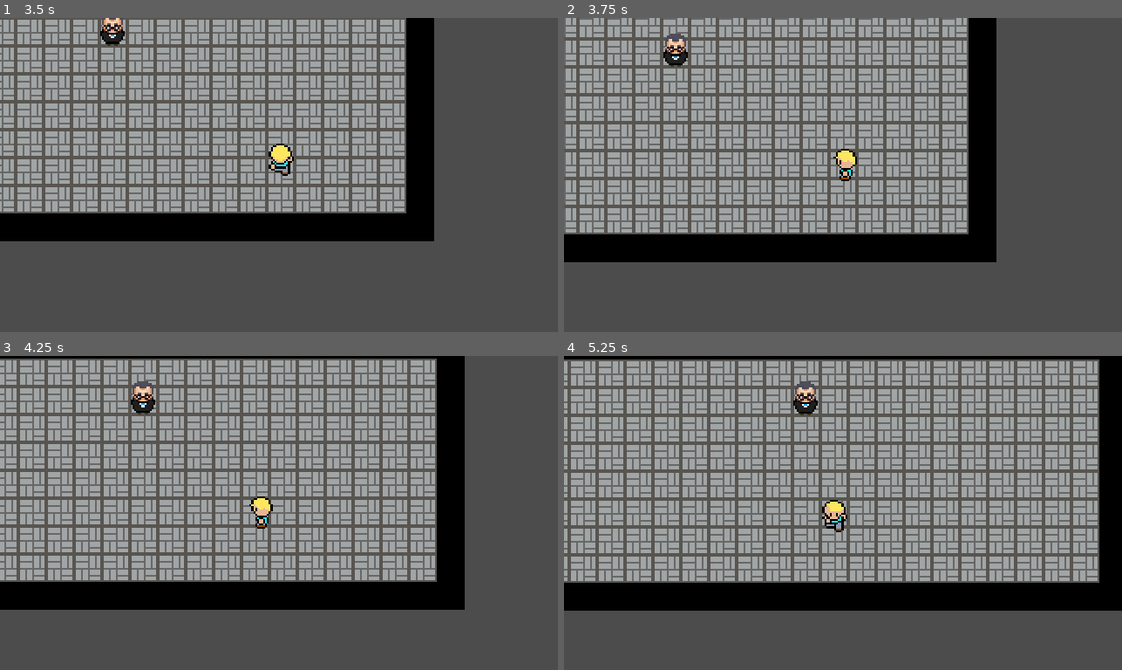
Above: before the commit, frames 1-4 (two rows, left to right).
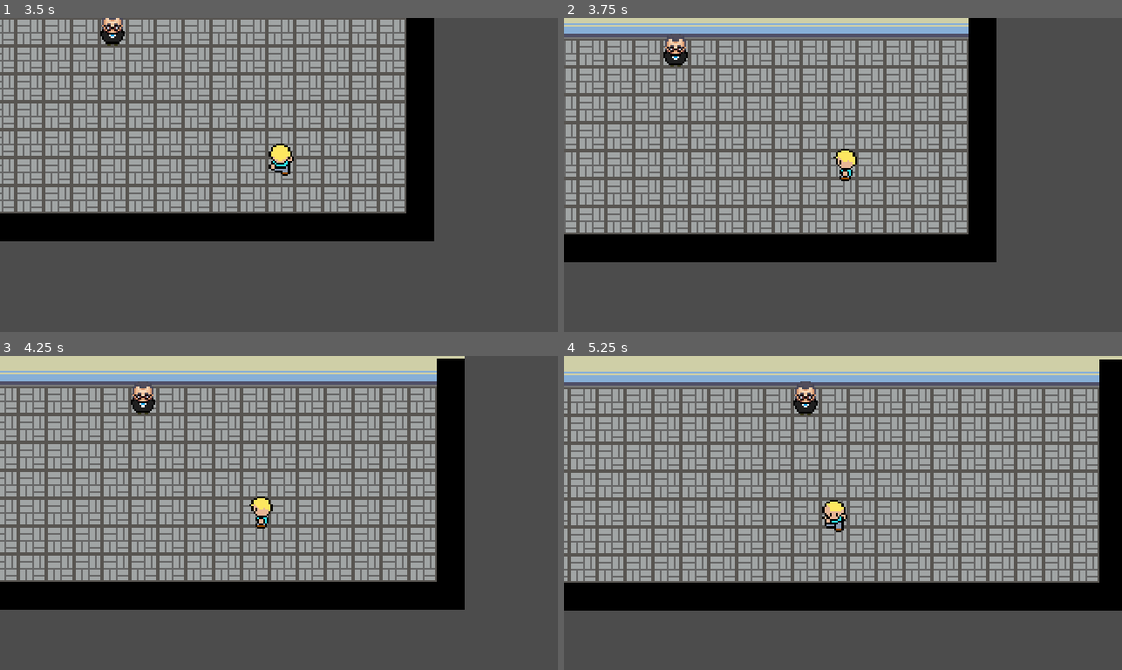
Above: after the commit, the same moments.

Repository: Fra866/ResPublica
Game: Godot game, scene res://Scenes/GameLocations/InsideHouse.tscn
The game is run twice, just before and just after one commit, with the same random seed, the same clock (stepped at 60 frames per second) and the same inputs. This scene is started directly instead of the project's main scene.
Inputs:
- Up to frame 1 (3.5 s): tap Enter (ui_accept) at 0.5, 0.77, 0.8, 1.07, 1.35, 1.52, 1.82, 2.3, 3.02, 3.32 s; hold Right (ui_right) 0.53-1.28 s; tap End (ui_end) at 0.6, 1.55, 2.1, 2.85 s; hold Down (ui_down) 1.28-2.03 s; hold Right (ui_right) 2.03-2.78 s; hold Up (ui_up) from 2.78 s (still down)
- Up to frame 2 (3.75 s): release Up (ui_up) at 3.53 s; hold Left (ui_left) from 3.53 s (still down); tap Enter (ui_accept) at 3.6 s
- Up to frame 3 (4.25 s): keep holding Left (ui_left); tap Enter (ui_accept) at 3.77, 4.07 s
- Up to frame 4 (5.25 s): tap End (ui_end) at 4.35, 5.1 s; tap Enter (ui_accept) at 4.52, 4.82 s; release Left (ui_left) at 5.03 s; hold Down (ui_down) from 5.03 s (still down)

Frame 1 is identical in both runs. In frame 2, 4.7% of the frame differs, in the area x 0-73%, y 0-7%; in frame 3, 7.5%; in frame 4, 9.5%, in the area x 0-100%, y 0-10%.
Error before the commit: Invalid get index 'save_file' (on base: 'null instance'). (res://Player/Player.gd:22)
Error after the commit: Invalid get index 'save_file' (on base: 'null instance'). (res://Player/Player.gd:21)

Commit message:
ewfewrg

Diff:
--- a/NPC/Cutscenes/machiavelli.gd
+++ b/NPC/Cutscenes/machiavelli.gd
@@ -5,7 +5,6 @@
 	var player = scene.player
 
 	player.animstate.travel("Idle")
-#	character.animplayer.play('RunRight')
 	character.input_direction = Vector2(1, 0)
 	yield(scene.get_tree().create_timer(1.07), "timeout")
 	character.input_direction = Vector2(0, 0)
@@ -13,10 +12,7 @@
 
 	scene.menu.party = PoliticalParty.new()
 
-#	dialog_box.display_dialog(character)
-
-	scene.start_cutscene_dialog(character)
-#	scene.cutscene = false
+	scene.start_cutscene_dialog(character, false)
 
 	character.dialog_list = [
 		"Nel mondo tornano i medesimi uomini",
@@ -25,3 +21,5 @@
 		"che noi non ci troveremmo a fare le medesime cose."
 	]
 	character.attack_ids = [1]
+
+	print(player.cutscene)
--- a/NPC/Cutscenes/virgilio.gd
+++ b/NPC/Cutscenes/virgilio.gd
@@ -14,8 +14,6 @@
 	yield(scene.start_cutscene_dialog(character), "completed")
 	scene.dialog_box.has_obtained(character.get_child(5))
 
-#	scene.cutscene = false
-
 	var object = character.get_children().back().object_res
 	scene.menu.new_object(object)
 	character.input_direction = Vector2(0, 0)
--- a/NPC/NPC.gd
+++ b/NPC/NPC.gd
@@ -1,6 +1,5 @@
 extends StaticBody2D
 
-# onready var player = get_node(NodePath('/root/SceneManager/CurrentScene/Level1/YSort/Player'))
 onready var animplayer = $AnimationPlayer
 onready var animtree = $AnimationTree
 onready var sprite = $Sprite
@@ -61,9 +60,9 @@
 
 func _ready():
 	setting_up_sprite()
-	# animplayer.play("IdleRight")
 
 
+# This function is as meaningful as a LastHope trailer
 func setting_up_sprite():
 	sprite.texture = load(sprite_path)
 
@@ -75,45 +74,37 @@
 func interaction(player):
 	animtree.set("parameters/blend_position", (player.position - position) / 16)
 	print("Interaction: ", self)
-	dialog_box.display_dialog(id)
+	dialog_box.display_dialog(id, false)
 
 
 func _physics_process(delta):
 	if is_moving == false:
 		process_player_input()
 	elif input_direction != Vector2.ZERO and !cutscene:
-		# animstate.travel("Run")
 		move(delta)
 	else:
-		# animstate.travel("Idle")
 		is_moving = false
 
 
 func start_cutscene(scene: Node2D):
-	load(cutscene_src.get_path()).new().start(self, scene)
+	var cutscene_script = load(cutscene_src.get_path()).new()
+	cutscene_script.start(self, scene)
 
 
 func process_player_input():
-	if input_direction.y == 0:
-		pass
-		# input_direction.x = int(Input.is_action_pressed("ui_right")) - int(Input.is_action_pressed("ui_left"))
-
-	if input_direction.x == 0:
-		pass
-
 	if input_direction != Vector2.ZERO:
-		#animtree.set("parameters/Idle/blend_position", input_direction)
-		#animtree.set("parameters/Run/blend_position", input_direction)
-		#animtree.set("parameters/Turn/blend_position", input_direction)
-
 		initial_position = position
 		is_moving = true
-	else:
-		pass
+
+
+func turn(dir: String):
+	if (dir == 'R'):
+		sprite.frame = 8
+	elif (dir == 'L'):
+		sprite.frame = 5
 
 
 func move(delta):
-	# print("% to next tile" , percent_to_next_tile)
 	percent_to_next_tile += (walk_speed * delta)
 
 	if not raycast.is_colliding():
--- a/Objects/ideologies.gd
+++ b/Objects/ideologies.gd
@@ -27,9 +27,32 @@
 func _ready():
 	assign_params(Archive.new())
 
+
 func assign_params(arch: Archive):
 	name = arch.ideologies[id]["name"]
 	xOr = arch.ideologies[id]["x"]
 	yOr = arch.ideologies[id]["y"]
 	period1 = arch.ideologies[id]["period1"]
 	period2 = arch.ideologies[id]["period2"]
+
+
+func calc_extra_damage(id: Resource) -> float:
+	var extraX: float
+	var extraY: float
+
+	extraX = int(id.xOr == self.xOr && id.xOr != 2 && self.xOr != 2)
+	extraY = int(id.yOr == self.yOr && id.yOr != 2 && self.yOr != 2)
+
+	if (extraX == 0):
+		if (id.xOr + self.xOr) == 1:
+			extraX = 0.25
+		else:
+			extraX = 0.5
+
+	if (extraY == 0):
+		if (id.yOr + self.yOr) == 1:
+			extraY = 0.25
+		else:
+			extraY = 0.5
+
+	return extraX + extraY
--- a/Player/Player.gd
+++ b/Player/Player.gd
@@ -17,7 +17,6 @@
 onready var menu = get_node(NodePath('/root/SceneManager/Menu'))
 onready var saveMenu = get_node(NodePath("/root/SceneManager/Control"))
 onready var ui = get_node(NodePath('/root/SceneManager/UI'))
-#onready var cutscene_activator
 
 onready var p_name = scenemanager.save_file.name
 
@@ -27,10 +26,6 @@
 onready var current_open_menu = null
 onready var cutscene = false
 
-# Lists all doors in the current scene
-# All doors are loaded before ready() starts
-
-#onready var doors = []
 
 var is_moving = false
 var initial_position = Vector2(0, 0)
@@ -42,8 +37,6 @@
 signal enter_door(door)
 
 func _ready():
-	# doors = [] -> the initialization had to be done in Door.gd
-#	cutscene_activator = scenemanager.get_child(0).get_children().back().find_node("CutsceneActivator")
 	var current_scene = scenemanager.get_child(0).get_child(0)
 
 	if not current_scene.name in scenemanager.list_visited_scenes:
@@ -58,16 +51,9 @@
 
 	dialog_box.connect("priority_to_player", self, "get_priority")
 	shop_box.connect("priority_to_player", self, "get_priority")
-#	door = get_node(NodePath('..')).find_node('Door')
-#	door.connect('entered_door', self, 'new_scene')
 
 
 func _physics_process(delta):
-#	if cutscene_activator:
-#		if cutscene_activator.cutscene:
-#			cutscene = true
-
-#	if menu.state != 1 or cutscene: #!= MenuState.CLOSE
 	if cutscene:
 		player_state = PlayerState.IN_PAUSE
 	if player_state == PlayerState.TURNING:
@@ -125,14 +111,12 @@
 	cutscene = true
 	current_open_menu = m
 	m.priority_to_menu()
-#	m.set("state", 0) #MenuState.OPENED
 
 
 func close_menu():
 	cutscene = false
 	current_open_menu = null
 	player_state = PlayerState.IDLE
-#	m.set("state", 1) # MenuState.CLOSED
 
 
 func collided_with_npc(npc):
@@ -159,7 +143,6 @@
 	calculate_npcraycast(DoorRayCast)
 	calculate_npcraycast(ObjectRayCast)
 
-	# print("% to next tile" , percent_to_next_tile)
 	percent_to_next_tile += (walk_speed * delta)
 
 	if not NPCraycast.is_colliding() and not DoorRayCast.is_colliding() and not ObjectRayCast.is_colliding() and player_state != PlayerState.IN_PAUSE:
@@ -172,7 +155,6 @@
 	else:
 		percent_to_next_tile = 0.0
 		is_moving = false
-#		if Input.is_action_just_pressed('ui_accept') and menu.state != 0:#MenuState.OPENED:
 		if Input.is_action_just_pressed("ui_accept"):
 			if NPCraycast.is_colliding():
 				cutscene = true
@@ -218,7 +200,6 @@
 
 
 func get_priority():
-#	if not shop_box.open:
 	cutscene = false
 	player_state = PlayerState.IDLE
 
--- a/Saved/save01.tres
+++ b/Saved/save01.tres
@@ -1,31 +1,19 @@
-[gd_resource type="Resource" load_steps=10 format=2]
+[gd_resource type="Resource" load_steps=4 format=2]
 
 [ext_resource path="res://saved.gd" type="Script" id=1]
-[ext_resource path="res://Scenes/GameLocations/Level1.tscn" type="PackedScene" id=2]
-[ext_resource path="res://Items/Slogans/humani.tres" type="Resource" id=3]
-[ext_resource path="res://Items/Slogans/black_lives.tres" type="Resource" id=4]
-[ext_resource path="res://Items/Slogans/stalin.tres" type="Resource" id=5]
-[ext_resource path="res://Items/Slogans/impero.tres" type="Resource" id=6]
-[ext_resource path="res://Items/Slogans/riforma.tres" type="Resource" id=7]
-[ext_resource path="res://Parties/party.gd" type="Script" id=8]
-
-[sub_resource type="Resource" id=1]
-script = ExtResource( 8 )
-party_name = ""
-votes = 0
-political_pos = Vector2( 0, 0 )
+[ext_resource path="res://Scenes/GameLocations/BarScene.tscn" type="PackedScene" id=2]
+[ext_resource path="res://Items/Objects/Key Objects/mail.tres" type="Resource" id=3]
 
 [resource]
 script = ExtResource( 1 )
-name = "lollo"
-slogans = [ ExtResource( 4 ), ExtResource( 7 ), ExtResource( 5 ), ExtResource( 6 ), ExtResource( 3 ) ]
-battleslogs = [ ExtResource( 4 ), ExtResource( 7 ), ExtResource( 5 ), ExtResource( 6 ) ]
-objects = [  ]
+name = "lolo"
+slogans = [  ]
+battleslogs = [  ]
+objects = [ ExtResource( 3 ) ]
 voters = {
 }
-ended_cutscenes = [ NodePath("/root/SceneManager/CurrentScene/Level1/YSort/CutsceneActivator") ]
+ended_cutscenes = [ NodePath("/root/SceneManager/CurrentScene/InsideHouse/CutsceneActivator") ]
 current_scene = ExtResource( 2 )
-player_party = SubResource( 1 )
-player_pos = Vector2( 112, 80 )
-money = 750
+player_pos = Vector2( 64, 96 )
+money = 1000
 votes = 0
--- a/Scenes/BattleScene.gd
+++ b/Scenes/BattleScene.gd
@@ -27,8 +27,8 @@
 onready var enemy_sprite = $EnemySprite
 onready var battlebox = $BattleBox
 
-onready var n_of_slogans = 0
-onready var n_of_objects = 0
+onready var n_of_slogans
+onready var n_of_objects
 
 onready var max_slogans = 8
 onready var max_objects = 8
@@ -37,7 +37,7 @@
 
 onready var priority = true
 onready var attacks_list: Array
-var id = 0
+var id = 1
 var next_scene = ""
 var next_pos: Vector2
 var player_pos = Vector2(0, 0)
@@ -56,23 +56,25 @@
 
 func _ready():
 	randomize()
-	ui.visibility(false)
-	enemy_sprite.texture = load("res://UI/andreotti/battle.png")
-
-	pBar.value = int(ui.hp.text)
-
-	pBar.get_child(0).text = str(pBar.value)
-	battlebox.visible = true
 
 	dialogue_box.connect("npc_attacks", self, "set_attacks")
 	dialogue_box.connect("next_scene", self, "set_next_scene")
 	dialogue_box.connect("send_npc", self, "set_npc")
 
+
+	slogan_setup()
+	object_setup()
+
 	sloganlist.visible = false
 	objectlist.visible = false
 
-	slogan_setup()
-	object_setup()
+	ui.visibility(false)
+	enemy_sprite.texture = load("res://UI/andreotti/battle.png")
+
+	pBar.value = int(ui.hp.text)
+
+	pBar.get_child(0).text = str(pBar.value)
+	battlebox.visible = true
 
 	slogButton.grab_focus()
 
@@ -81,12 +83,13 @@
 
 func slogan_setup():
 	for slogan_res in menu.battleslogs:
+		n_of_slogans += 1
+
 		var new_slog_instance = load("res://Scenes/UI_Objects/SloganNode.tscn").instance()
 
 		new_slog_instance.slogan_res = slogan_res
 		new_slog_instance.visible = true
 
-		n_of_slogans += 1
 
 		var x = 12 + 32 * (n_of_slogans % max_slogans)
 		if x == 12:
@@ -100,12 +103,11 @@
 
 func object_setup():
 	for object_res in menu.object_list:
+		n_of_objects += int(object_res.display_on_battle)
 		if object_res.display_on_battle:
 			var new_obj_instance = load("res://Scenes/UI_Objects/ObjectNode.tscn").instance()
 
 			new_obj_instance.object_res = object_res
-
-			n_of_objects += 1
 
 			var x = 12 + 32 * (n_of_objects % max_objects)
 			if x == 12:
@@ -187,7 +189,7 @@
 		if Input.is_action_just_pressed("ui_end"):
 			battle_ui = BATTLE_UI.MENU
 			margincontainer.visible = false
-			id = 0
+			id = 1
 			slogButton.grab_focus()
 
 
@@ -212,13 +214,6 @@
 	objectlist.visible = !slogans
 
 
-#func get_rand():
-#	var tmp = ResourceLoader.load("res://NPC/tmp.tres")
-#	var dim = len(tmp.slogans_for_battle)
-#	var n = randi() % dim
-#	return tmp.slogans_for_battle[n]
-
-
 func set_attacks(attack_ids_list):
 	attacks_list = attack_ids_list
 
@@ -229,10 +224,8 @@
 
 
 func set_npc(current_npc):
-#	print(current_npc)
 	enemy_sprite.init(current_npc, true)
 	enemy_sprite.npc_name = current_npc.name
-#	enemy_sprite.npc_desc = current_npc.description
 	enemy_sprite.sex = current_npc.sex
 	enemy_sprite.max_hp = current_npc.max_hp
 	enemy_sprite.votes = current_npc.votes
@@ -282,20 +275,13 @@
 	var level=1; # To add as an UI parameter.
 	# Power is the move's level basically.
 	# Stab = same-type attack move
-	var stab = int(ideologies1[0] == ideologies2[0]) + 1
-	var id1 = ideologies1[0]
-	var id2 = ideologies2[0]
+	var stab = int(ideologies1[0] == ideologies2[0]) + 1 + int(ideologies1[1] == ideologies2[1]) + 1
 	# Define move effectiveness
-	# ToDo: calculate it for each ideology
 	var extra_damage = 1
 
-	if (id1.xOr == id2.xOr && id1.xOr != 2 && id2.xOr != 2):
-		extra_damage += 0.4
-	if (id1.yOr == id2.yOr && id1.yOr != 2 && id2.yOr != 2):
-		extra_damage += 0.4
-
-	if (id1.id == id2.id):
-		extra_damage = 2;
+	for id1 in ideologies1:
+		for id2 in ideologies2:
+			id1.calc_extra_damage(id2)
 
 	print("ED: ", extra_damage)
 
--- a/Scenes/CutsceneActivator.gd
+++ b/Scenes/CutsceneActivator.gd
@@ -14,7 +14,6 @@
 var i: int = 0
 
 export(String) var activator
-#export(int) var cutscene_code
 
 
 func _ready():
@@ -22,17 +21,12 @@
 	player = scenemanager.get_child(0).get_children().back().find_node("Player")
 
 
-func start_cutscene_dialog(npc):
-	dialog_box.display_dialog(npc.id)
+func start_cutscene_dialog(npc, continue_cutscene):
+	dialog_box.display_dialog(npc.id, continue_cutscene)
 
 	for _j in range(len(npc.dialog_list) + 1):
 		yield(get_tree().create_timer(1.5), "timeout")
 		dialog_box.start_dialog = true
-
-
-func bar_start_scene():
-#	print("Bar Starting Scene")
-	cutscene = false
 
 
 func start_cutscene():
@@ -42,14 +36,6 @@
 		currentscene.find_node(activator).start_cutscene(self)
 		cutscene = false
 		scenemanager.ended_cutscenes.append(path)
-#		match cutscene_code:
-#			0, 1:
-#				npc_cutscene(cutscene_code)
-#			2:
-#				bar_start_scene()
-
-#		scenemanager.ended_cutscenes.append(cutscene_code)
-#	print(scenemanager.ended_cutscenes)
 
 
 func _process(_delta):
@@ -58,4 +44,3 @@
 			currentscene = scenecontainer.get_child(0)
 			start_cutscene()
 			i += 1
-			# queue_free()
--- a/Scenes/GameLocations/BarScene.gd
+++ b/Scenes/GameLocations/BarScene.gd
@@ -1,15 +1,21 @@
 extends Node2D
 
 onready var list_npc = [
-	$YSort/BarMan
+	$YSort/BarMan,
+	$YSort/Parini,
+	$YSort/Caio,
+	$YSort/Sempronio,
+	$YSort/Virgilio
 ]
 
+signal completed
 
-# Called when the node enters the scene tree for the first time.
-func _ready():
-	pass # Replace with function body.
+func start(character: StaticBody2D, scene: Node2D):
+	var caio = scene.get_parent().find_node("Caio")
+	var parini = scene.get_parent().find_node("Parini")
 
+	scene.start_cutscene_dialog(character, true)
+	yield(scene.get_tree().create_timer(2), "timeout")
+	scene.start_cutscene_dialog(caio, true)
 
-# Called every frame. 'delta' is the elapsed time since the previous frame.
-#func _process(delta):
-#	pass
+	# scene.start_cutscene_dialog(character, true)
--- a/Scenes/GameLocations/BarScene.tscn
+++ b/Scenes/GameLocations/BarScene.tscn
@@ -54,16 +54,49 @@
 [node name="Door" parent="YSort" instance=ExtResource( 6 )]
 position = Vector2( 144, 192 )
 input_pickable = false
-next_scene_path = "res://Scenes/Level1.tscn"
+next_scene_path = "res://Scenes/GameLocations/Level1.tscn"
 next_player_pos = Vector2( 192, 16 )
 
 [node name="Player" parent="YSort" instance=ExtResource( 4 )]
-position = Vector2( 144, 176 )
+position = Vector2( 32, 96 )
 collision_mask = 7
 
 [node name="BarMan" parent="YSort" instance=ExtResource( 7 )]
-position = Vector2( 176, 176 )
-dialouge_list = [ "Io sono Virgilio" ]
+position = Vector2( 32, 64 )
+dialog_list = [ "Tu non puoi fondare un partito", "Sei partito di testa?" ]
+cutscene_src = ExtResource( 5 )
+sprite_path = "res://UI/andreotti ow.png"
+f = 1
+
+[node name="Parini" parent="YSort" instance=ExtResource( 7 )]
+position = Vector2( 80, 128 )
+id = 1
+dialog_list = [ "*Inserire discorso dell'Ortes*" ]
+cutscene_src = ExtResource( 5 )
+sprite_path = "res://UI/andreotti ow.png"
+f = 1
+
+[node name="Caio" parent="YSort" instance=ExtResource( 7 )]
+position = Vector2( 0, 96 )
+id = 2
+dialog_list = [ "C'ha ragione sai? Ma poi proprio ora?", "Non lo sai che ora in Italia, son tornati gli imperatori?" ]
+cutscene_src = ExtResource( 5 )
+sprite_path = "res://UI/andreotti ow.png"
+f = 1
+
+[node name="Sempronio" parent="YSort" instance=ExtResource( 7 )]
+position = Vector2( 240, 96 )
+id = 3
+dialog_list = [ "Tu non puoi fondare un partito", "Sei partito di testa?" ]
+cutscene_src = ExtResource( 5 )
+sprite_path = "res://UI/andreotti ow.png"
+f = 1
+
+[node name="Virgilio" parent="YSort" instance=ExtResource( 7 )]
+position = Vector2( 207, 160 )
+id = 4
+dialog_list = [ "Tu non puoi fondare un partito", "Sei partito di testa?" ]
+cutscene_src = ExtResource( 5 )
 sprite_path = "res://UI/andreotti ow.png"
 f = 1
 
@@ -90,5 +123,5 @@
 polygon = PoolVector2Array( 16, 0, 16, 0, 16, 128, 16, 144, -160, 144, -160, 128, 0, 128, 0, 0 )
 
 [node name="CutsceneActivator" parent="." instance=ExtResource( 3 )]
-position = Vector2( 144, 176 )
-cutscene_code = 2
+position = Vector2( 32, 96 )
+activator = "BarMan"
--- a/Scenes/GameLocations/InsideHouse.gd
+++ b/Scenes/GameLocations/InsideHouse.gd
@@ -12,6 +12,5 @@
 var virgilio_pos: Vector2 = Vector2(144, 128)
 
 func _ready():
-#	if cutscene_activator.cutscene_code in scenemanager.ended_cutscenes:
 	if cutscene_activator.path in scenemanager.ended_cutscenes:
 		virgilio.position = virgilio_pos
--- a/Scenes/GameLocations/InsideHouse.tscn
+++ b/Scenes/GameLocations/InsideHouse.tscn
@@ -10,6 +10,7 @@
 [ext_resource path="res://Items/Objects/Key Objects/mail.tres" type="Resource" id=8]
 [ext_resource path="res://Scenes/GameLocations/InsideHouse.gd" type="Script" id=9]
 [ext_resource path="res://NPC/Cutscenes/virgilio.gd" type="Script" id=10]
+[ext_resource path="res://Assets/Buildings/pallet town/player_home_floor_1.png" type="Texture" id=11]
 
 [sub_resource type="TileSet" id=1]
 0/name = "floor.png 0"
@@ -40,6 +41,20 @@
 1/shape_one_way_margin = 0.0
 1/shapes = [  ]
 1/z_index = 0
+2/name = "player_home_floor_1.png 2"
+2/texture = ExtResource( 11 )
+2/tex_offset = Vector2( 0, 0 )
+2/modulate = Color( 1, 1, 1, 1 )
+2/region = Rect2( 128, 0, 32, 32 )
+2/tile_mode = 0
+2/occluder_offset = Vector2( 0, 0 )
+2/navigation_offset = Vector2( 0, 0 )
+2/shape_offset = Vector2( 0, 0 )
+2/shape_transform = Transform2D( 1, 0, 0, 1, 0, 0 )
+2/shape_one_way = false
+2/shape_one_way_margin = 0.0
+2/shapes = [  ]
+2/z_index = 0
 
 [node name="InsideHouse" type="Node2D"]
 script = ExtResource( 9 )
@@ -50,7 +65,7 @@
 cell_quadrant_size = 1
 cell_custom_transform = Transform2D( 16, 0, 0, 16, 0, 0 )
 format = 1
-tile_data = PoolIntArray( 262142, 1, 0, 262143, 1, 0, 196608, 1, 0, 196609, 1, 0, 196610, 1, 0, 196611, 1, 0, 196612, 1, 0, 196613, 1, 0, 196614, 1, 0, 196615, 1, 0, 196616, 1, 0, 196617, 1, 0, 196618, 1, 0, 196619, 1, 0, 196620, 1, 0, 196621, 1, 0, 196622, 1, 0, 196623, 1, 0, 196624, 1, 0, 196625, 1, 0, 196626, 1, 0, 196627, 1, 0, 196628, 1, 0, 327678, 1, 0, 327679, 0, 0, 262144, 0, 0, 262145, 0, 0, 262146, 0, 0, 262147, 0, 0, 262148, 0, 0, 262149, 0, 0, 262150, 0, 0, 262151, 0, 0, 262152, 0, 0, 262153, 0, 0, 262154, 0, 0, 262155, 0, 0, 262156, 0, 0, 262157, 0, 0, 262158, 0, 0, 262159, 0, 0, 262160, 0, 0, 262161, 0, 0, 262162, 0, 0, 262163, 0, 0, 262164, 1, 0, 393214, 1, 0, 393215, …(2555 unchanged characters)…
+tile_data = PoolIntArray( 262142, 2, 0, 262143, 2, 0, 196608, 2, 0, 196609, 2, 0, 196610, 2, 0, 196611, 2, 0, 196612, 2, 0, 196613, 2, 0, 196614, 2, 0, 196615, 2, 0, 196616, 2, 0, 196617, 2, 0, 196618, 2, 0, 196619, 2, 0, 196620, 2, 0, 196621, 2, 0, 196623, 2, 0, 196624, 2, 0, 196625, 2, 0, 196626, 2, 0, 196627, 2, 0, 327678, 1, 0, 262164, 1, 0, 393214, 1, 0, 393215, …(2555 unchanged characters)…
 
 [node name="YSort" type="YSort" parent="."]
 
--- a/Scenes/InitialCutscene.gd
+++ b/Scenes/InitialCutscene.gd
@@ -87,5 +87,5 @@
 
 
 func start_game():
-	scene_manager.start_transition(scene_manager.first_scene_path, Vector2(144, 176))
+	scene_manager.start_transition(scene_manager.first_scene_path, Vector2(32, 96))
 	ui.visibility(true)
--- a/Scenes/Menu.gd
+++ b/Scenes/Menu.gd
@@ -142,7 +142,6 @@
 				handle_input(n_of_slogans, slogan_selector)
 
 				if Input.is_action_just_pressed("ui_down"):
-					# ToDo: Add battleslogs menu
 					pass
 
 				if Input.is_action_just_pressed("ui_accept"):
@@ -236,7 +235,6 @@
 
 
 func new_p():
-#	currentscene = get_node(NodePath('/root/SceneManager/CurrentScene')).get_children().back()
 	player = currentscene.get_children().back().find_node("Player")
 
 
--- a/Scenes/SceneManager.gd
+++ b/Scenes/SceneManager.gd
@@ -16,15 +16,14 @@
 onready var loading_count: int = 1
 
 signal new_main_scene()
-# signal config
 
 var scene
-var first_scene_path = "res://Scenes/GameLocations/InsideHouse.tscn"
+var first_scene_path = "res://Scenes/GameLocations/BarScene.tscn"
 
 
 func _ready():
+	print("Ready SceneManager")
 	ended_cutscenes = save_file.ended_cutscenes
-#	scene_container.get_child(0).queue_free()
 	for i in scene_container.get_children():
 		i.queue_free()
 
@@ -34,7 +33,6 @@
 		starting_game()
 
 	scene_container.add_child(scene.instance())
-#	list_npc = save_file.list_npc
 	ended_cutscenes = save_file.ended_cutscenes
 	current_scene = get_child(0).get_child(0)
 	transition_animation.play("FadeToTransparent")
@@ -43,7 +41,6 @@
 
 func cutscene_over(id):
 	ended_cutscenes.append(id)
-
 
 
 func start_transition(next_scene: String, player_pos):
--- a/UI/DialogBox.gd
+++ b/UI/DialogBox.gd
@@ -1,15 +1,11 @@
 extends CanvasLayer
 
-#onready var dialouge_box = self
-
-#onready var characters = $MarginContainer/Panel/Label.visible_characters
-#onready var text_label = $MarginContainer/Panel/Label
 onready var text_label = $MarginContainer/Panel/RichTextLabel
 onready var current_npc
 onready var shop_box = get_node(NodePath('/root/SceneManager/ShopBox'))
 onready var scenemanager = get_node(NodePath('/root/SceneManager'))
 onready var menu = get_node(NodePath('/root/SceneManager/Menu'))
-onready var current_scene# = scenemanager.get_child(0).get_child(0)
+onready var current_scene
 
 onready var initiator
 onready var player
@@ -34,25 +30,22 @@
 signal npc_attacks(attack_ids_list)
 signal next_scene(scene, p_pos)
 
-#signal next_player_pos(player_pos)
-
 
 func _ready():
 	$MarginContainer.visible = false
 	$TextureRect.visible = false
 
 
-#func activate_dialouge():
-#	return true
-
 var npc_global_id: int
+var continue_cutscene: bool = false
 
 
-func display_dialog(npc_id):
+func display_dialog(npc_id, continue_cutscene):
+	current_npc = scenemanager.get_child(0).get_child(0).list_npc[npc_id]
+	d_list = current_npc.dialog_list
+
 	npc_global_id = npc_id
-#	print("SceneManager: ", scenemanager.get_child(0).get_child(0))
 	current_npc = scenemanager.get_child(0).get_child(0).list_npc[npc_id]
-#	print("Display Dial: ", current_npc)
 	npc_name = current_npc.name
 
 	d_list = current_npc.dialog_list
@@ -60,6 +53,9 @@
 	open_shop = current_npc.is_seller
 
 	start_battle = current_npc.start_battle
+
+	self.continue_cutscene = continue_cutscene
+	start_dialog = true
 
 
 func visibility(vis: bool):
@@ -76,7 +72,6 @@
 
 func has_obtained(object):
 	d_list = ['Hai ottenuto ' + object.name]
-#	s_list = []
 	att_ids_list = []
 	i = 0
 
@@ -109,6 +104,7 @@
 
 	if player:
 		if (Input.is_action_just_pressed("ui_accept") && player.NPCraycast.is_colliding()) or start_dialog:
+			print("Dialogo")
 			start_dialog = false
 			if i < len(d_list):
 				display_text_line(d_list[i])
@@ -121,7 +117,9 @@
 				elif len(att_ids_list):
 					check_battle()
 				elif !shop_box.open:
-					emit_signal("priority_to_player")
+					if !continue_cutscene:
+						emit_signal("priority_to_player")
+					continue_cutscene = false
 
 
 func display_text_line(line):
Not shown: 1 places in Scenes/GameLocations/InsideHouse.tscn that only renumber resources
